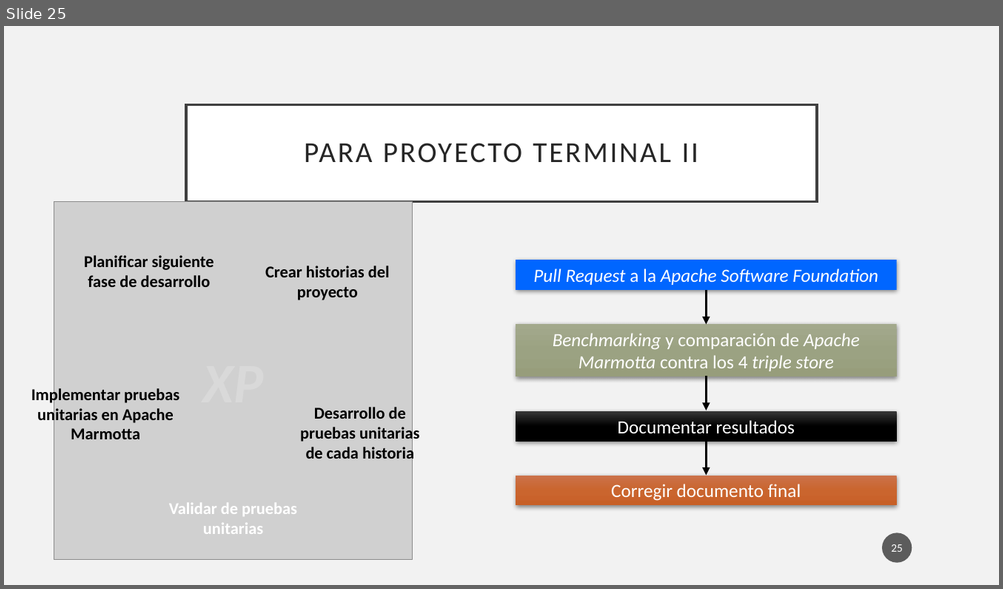
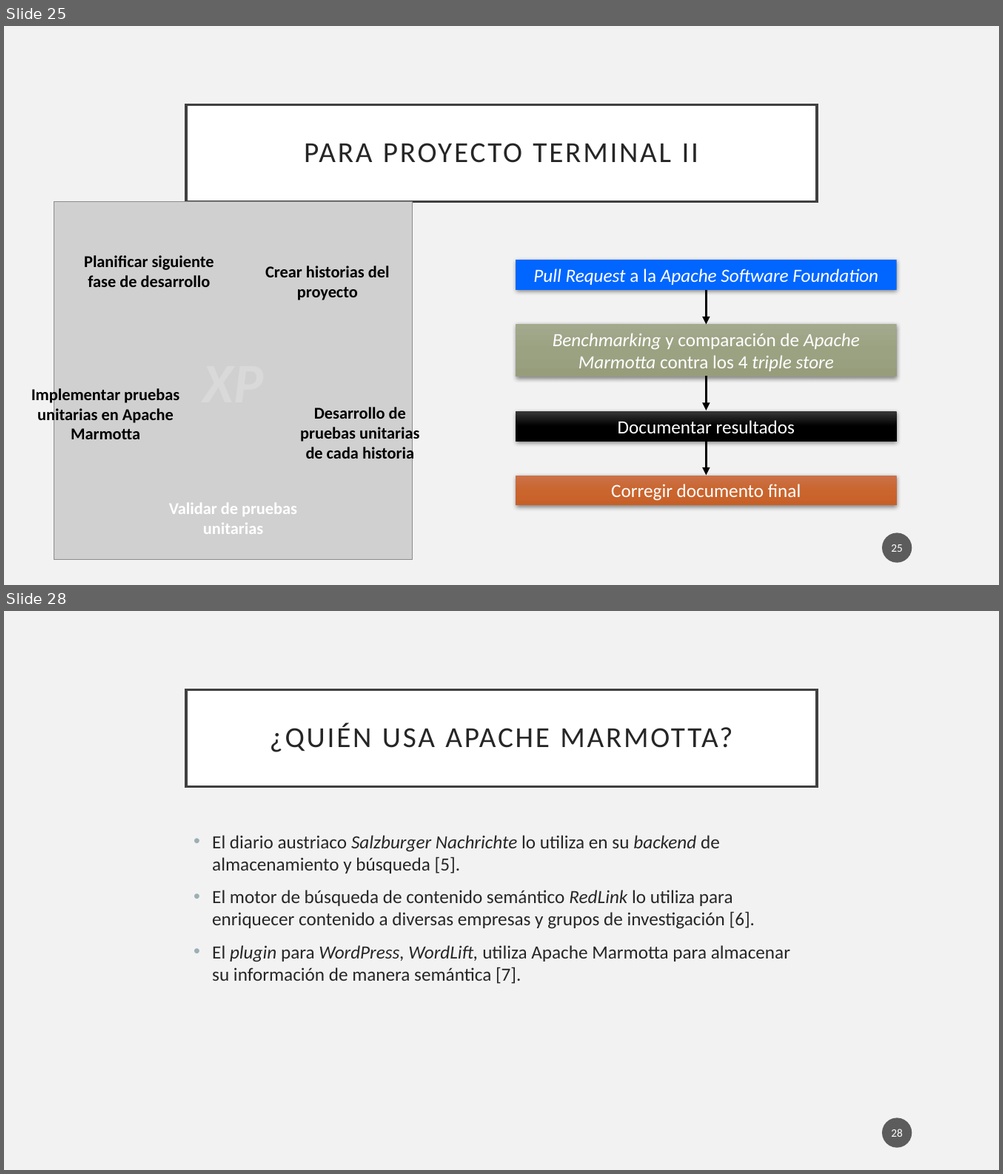
Before and after one commit to Osw1997/Proyecto-Terminal-1, a slide deck: Final/Presentacion.pptx. Shown one above the other, each under a label of ours: slide 25 before the commit, slides 25 and 28 after it; the slides between them are not shown. The pictures are 1003x589 and 1003x1174 pixels, drawn with LibreOffice and Linux fonts; fonts in the diff are those of the drawing; grey boxes stand for pictures. Boxes give left, top, right and bottom in pixels: in the first picture for what was removed or moved away, otherwise in the second. Text is boxed around its words. In the diff, an @@ line names an element or a change of style, - is before the commit and + after.

```diff
--- a/Final/Presentacion.pptx
+++ b/Final/Presentacion.pptx
@@ slide 28 added at <box>4,611,999,1170</box>, background #F2F2F2 @@
@@ title added at <box>186,689,817,786</box>, fill #FFFFFF, outline #404040 2.5 pt, 28 pt, text #262626 @@
+¿QUIÉN USA APACHE MARMOTTA?
@@ text added at <box>212,835,790,984</box>, 18 pt, text #262626 @@
+• El diario austriaco Salzburger Nachrichte lo utiliza en su backend de almacenamiento y búsqueda [5].
+• El motor de búsqueda de contenido semántico RedLink lo utiliza para enriquecer contenido a diversas empresas y grupos de investigación [6].
+• El plugin para WordPress, WordLift, utiliza Apache Marmotta para almacenar su información de manera semántica [7].
@@ page number added at <box>882,1119,912,1148</box>, fill #1D1D1D at 70% opacity, 11 pt, text #FFFFFF @@
+28
```
Also in this commit, not shown: 12 slides changed, 9 other slides added.
